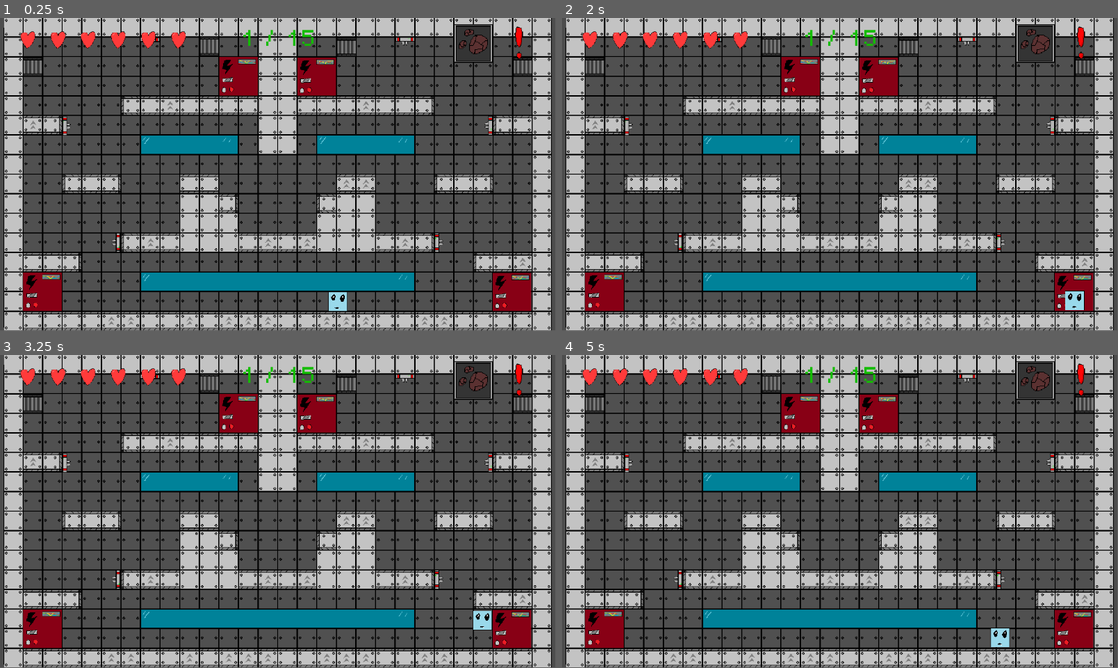
Above: before the commit, frames 1-4 (two rows, left to right).
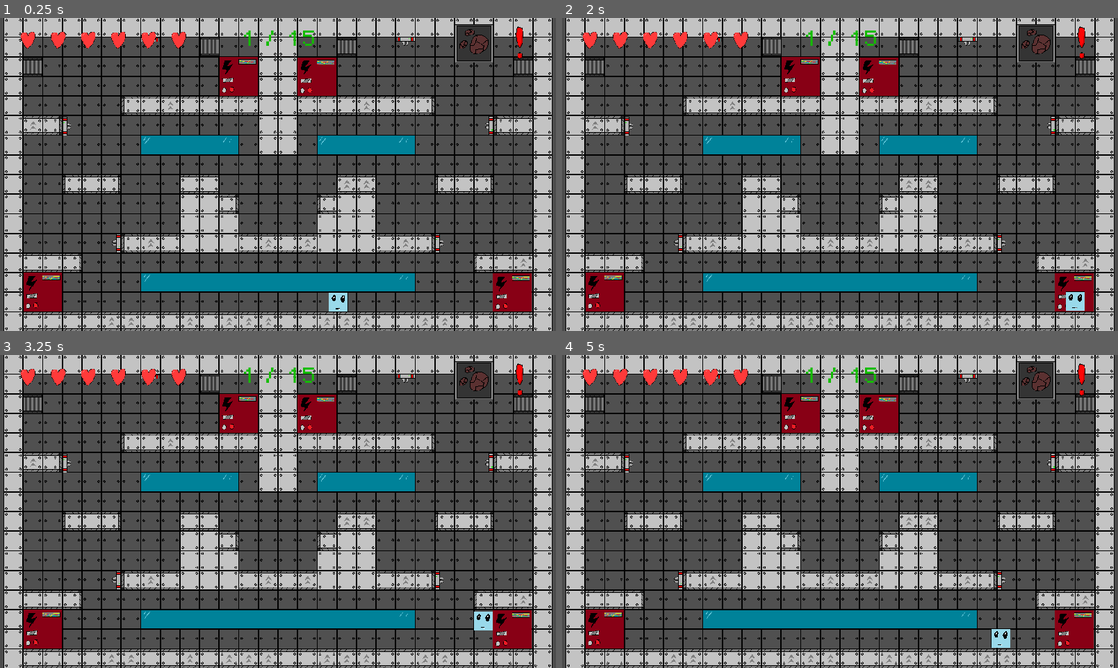
Above: after the commit, the same moments.

Repository: FuzzyHam/the-candle-repository
Game: Godot game, scene res://FUZ/SpaceStationGame/game.tscn
The game is run twice, just before and just after one commit, with the same random seed, the same clock (stepped at 60 frames per second) and the same inputs.
Inputs:
- Up to frame 1 (0.25 s): no input
- Up to frame 2 (2 s): hold D (move_right) from 0.53 s (still down); tap W (jump) at 0.77, 1.52 s
- Up to frame 3 (3.25 s): release D (move_right) at 2.03 s; hold A (move_left) 2.03-2.78 s; hold D (move_right) from 2.78 s (still down); tap W (jump) at 3.02 s
- Up to frame 4 (5 s): tap W (jump) at 3.77, 4.52 s; release D (move_right) at 4.28 s; hold A (move_left) from 4.28 s (still down)
In our replay, the window is 799x449 before the commit and 800x450 after it. These sizes can differ from the game's own. Grey fills any space a smaller window leaves; there, only what the larger window draws over its background counts as a difference.

The runs differ from the first frame. In frame 1, 17% of the frame differs, in the area x 0-100%, y 0-100%; in frame 2, 17%; in frame 3, 17%; in frame 4, 17%.

Commit message:
Added avatar editor prototype
First pass of avatar creaator.

Diff:
--- /dev/null
+++ b/the-candle-project/MAIN/CharacterCreator/Button.gd
@@ -0,0 +1,16 @@
+extends Button
+@onready var combined_sprites: Node2D = $"../../CombinedSprites"
+
+@export var dir:bool
+@export var category:String
+# Called when the node enters the scene tree for the first time.
+func _ready() -> void:
+	pass
+
+# Called every frame. 'delta' is the elapsed time since the previous frame.
+func _process(delta: float) -> void:
+	pass
+
+
+func _on_pressed() -> void:
+	combined_sprites.sprite_change.emit(dir,category)
--- /dev/null
+++ b/the-candle-project/MAIN/CharacterCreator/characterbutton.tscn
@@ -0,0 +1,13 @@
+[gd_scene load_steps=2 format=3 uid="uid://demy0hq6yt78r"]
+
+[ext_resource type="Script" path="res://MAIN/CharacterCreator/Button.gd" id="1_5d7tb"]
+
+[node name="Button" type="Button"]
+offset_left = 477.0
+offset_top = 121.0
+offset_right = 537.0
+offset_bottom = 152.0
+text = "Left"
+script = ExtResource("1_5d7tb")
+
+[connection signal="pressed" from="." to="." method="_on_pressed"]
--- /dev/null
+++ b/the-candle-project/MAIN/Creator_Scene.tscn
@@ -0,0 +1,232 @@
+[gd_scene load_steps=7 format=3 uid="uid://bih15aum2a4qk"]
+
+[ext_resource type="Script" path="res://MAIN/combined_sprites.gd" id="1_mgyyw"]
+[ext_resource type="Texture2D" uid="uid://bo0fbecifcwae" path="res://MAIN/CharacterCreator/Skin1.png" id="2_7t4ct"]
+[ext_resource type="Texture2D" uid="uid://drwc0p0w0w3mo" path="res://MAIN/CharacterCreator/Shape1.png" id="8_wqon8"]
+[ext_resource type="PackedScene" uid="uid://demy0hq6yt78r" path="res://MAIN/CharacterCreator/characterbutton.tscn" id="10_shy0e"]
+[ext_resource type="Texture2D" uid="uid://js0uc6aaqe6a" path="res://MAIN/CharacterCreator/CharacterBackground.png" id="11_r8kwa"]
+
+[sub_resource type="Theme" id="Theme_k1jut"]
+default_font_size = 48
+
+[node name="CreatorScene" type="Node2D"]
+
+[node name="Sprite2D" type="Sprite2D" parent="."]
+
+[node name="CombinedSprites" type="Node2D" parent="."]
+position = Vector2(225, 250)
+scale = Vector2(8, 8)
+script = ExtResource("1_mgyyw")
+
+[node name="Skin" type="Sprite2D" parent="CombinedSprites"]
+texture = ExtResource("2_7t4ct")
+
+[node name="Shape" type="Sprite2D" parent="CombinedSprites"]
+texture = ExtResource("8_wqon8")
+
+[node name="Mouth" type="Sprite2D" parent="CombinedSprites"]
+
+[node name="Nose" type="Sprite2D" parent="CombinedSprites"]
+
+[node name="Eyes" type="Sprite2D" parent="CombinedSprites"]
+
+[node name="Eyebrows" type="Sprite2D" parent="CombinedSprites"]
+
+[node name="Hair" type="Sprite2D" parent="CombinedSprites"]
+
+[node name="Accessory" type="Sprite2D" parent="CombinedSprites"]
+
+[node name="Labels" type="Node" parent="."]
+
+[node name="ShapeLabel" type="RichTextLabel" parent="Labels"]
+offset_left = 480.0
+offset_top = 64.0
+offset_right = 754.0
+offset_bottom = 104.0
+text = "Shape"
+
+[node name="MouthLabel" type="RichTextLabel" parent="Labels"]
+offset_left = 480.0
+offset_top = 128.0
+offset_right = 754.0
+offset_bottom = 168.0
+text = "Mouth"
+
+[node name="NoseLabel" type="RichTextLabel" parent="Labels"]
+offset_left = 480.0
+offset_top = 192.0
+offset_right = 528.0
+offset_bottom = 216.0
+text = "Nose"
+
+[node name="EyesLabel" type="RichTextLabel" parent="Labels"]
+offset_left = 480.0
+offset_top = 256.0
+offset_right = 552.0
+offset_bottom = 280.0
+text = "Eyes"
+
+[node name="EyebrowsLabel" type="RichTextLabel" parent="Labels"]
+offset_left = 480.0
+offset_top = 320.0
+offset_right = 607.0
+offset_bottom = 350.0
+text = "Eyebrows"
+
+[node name="Hair" type="RichTextLabel" parent="Labels"]
+offset_left = 480.0
+offset_top = 384.0
+offset_right = 607.0
+offset_bottom = 414.0
+text = "Hair
+"
+
+[node name="Accessory" type="RichTextLabel" parent="Labels"]
+offset_left = 480.0
+offset_top = 448.0
+offset_right = 607.0
+offset_bottom = 478.0
+text = "Accessory"
+
+[node name="Buttons" type="Node" parent="."]
+
+[node name="Button" parent="Buttons" instance=ExtResource("10_shy0e")]
+offset_left = 480.0
+offset_top = 88.0
+offset_right = 540.0
+offset_bottom = 119.0
+category = "Shape"
+
+[node name="Button2" parent="Buttons" instance=ExtResource("10_shy0e")]
+offset_left = 544.0
+offset_top = 88.0
+offset_right = 604.0
+offset_bottom = 119.0
+text = "Right"
+dir = true
+category = "Shape"
+metadata/_edit_use_anchors_ = true
+
+[node name="Button3" parent="Buttons" instance=ExtResource("10_shy0e")]
+offset_left = 544.0
+offset_top = 152.0
+offset_right = 604.0
+offset_bottom = 183.0
+text = "Right"
+dir = true
+category = "Mouth"
+metadata/_edit_use_anchors_ = true
+
+[node name="Button4" parent="Buttons" instance=ExtResource("10_shy0e")]
+offset_left = 480.0
+offset_top = 152.0
+offset_right = 540.0
+offset_bottom = 183.0
+category = "Mouth"
+metadata/_edit_use_anchors_ = true
+
+[node name="Button5" parent="Buttons" instance=ExtResource("10_shy0e")]
+offset_left = 480.0
+offset_top = 216.0
+offset_right = 540.0
+offset_bottom = 247.0
+category = "Nose"
+metadata/_edit_use_anchors_ = true
+
+[node name="Button6" parent="Buttons" instance=ExtResource("10_shy0e")]
+offset_left = 544.0
+offset_top = 216.0
+offset_right = 604.0
+offset_bottom = 247.0
+text = "Right"
+dir = true
+category = "Nose"
+metadata/_edit_use_anchors_ = true
+
+[node name="Button7" parent="Buttons" instance=ExtResource("10_shy0e")]
+offset_left = 480.0
+offset_top = 280.0
+offset_right = 540.0
+offset_bottom = 311.0
+category = "Eyes"
+metadata/_edit_use_anchors_ = true
+
+[node name="Button8" parent="Buttons" instance=ExtResource("10_shy0e")]
+offset_left = 480.0
+offset_top = 344.0
+offset_right = 540.0
+offset_bottom = 375.0
+category = "Eyebrows"
+metadata/_edit_use_anchors_ = true
+
+[node name="Button9" parent="Buttons" instance=ExtResource("10_shy0e")]
+offset_left = 544.0
+offset_top = 344.0
+offset_right = 604.0
+offset_bottom = 375.0
+text = "Right"
+dir = true
+category = "Eyebrows"
+metadata/_edit_use_anchors_ = true
+
+[node name="Button10" parent="Buttons" instance=ExtResource("10_shy0e")]
+offset_left = 544.0
+offset_top = 280.0
+offset_right = 604.0
+offset_bottom = 311.0
+text = "Right"
+dir = true
+category = "Eyes"
+metadata/_edit_use_anchors_ = true
+
+[node name="Button11" parent="Buttons" instance=ExtResource("10_shy0e")]
+offset_left = 480.0
+offset_top = 408.0
+offset_right = 540.0
+offset_bottom = 439.0
+category = "Hair"
+metadata/_edit_use_anchors_ = true
+
+[node name="Button12" parent="Buttons" instance=ExtResource("10_shy0e")]
+offset_left = 544.0
+offset_top = 408.0
+offset_right = 604.0
+offset_bottom = 439.0
+text = "Right"
+dir = true
+category = "Hair"
+metadata/_edit_use_anchors_ = true
+
+[node name="Button13" parent="Buttons" instance=ExtResource("10_shy0e")]
+offset_left = 480.0
+offset_top = 472.0
+offset_right = 540.0
+offset_bottom = 503.0
+category = "Accessory"
+metadata/_edit_use_anchors_ = true
+
+[node name="Button14" parent="Buttons" instance=ExtResource("10_shy0e")]
+offset_left = 544.0
+offset_top = 472.0
+offset_right = 604.0
+offset_bottom = 503.0
+text = "Right"
+dir = true
+category = "Accessory"
+metadata/_edit_use_anchors_ = true
+
+[node name="Background" type="Sprite2D" parent="."]
+visible = false
+z_index = -1
+position = Vector2(576.871, 322.938)
+scale = Vector2(55.0365, 36.1181)
+texture = ExtResource("11_r8kwa")
+
+[node name="RichTextLabel" type="RichTextLabel" parent="."]
+offset_left = 480.0
+offset_right = 1152.0
+offset_bottom = 72.0
+theme = SubResource("Theme_k1jut")
+text = "EDIT YOUR CHARACTER!"
+
+[connection signal="sprite_change" from="CombinedSprites" to="CombinedSprites" method="_on_sprite_change"]
--- /dev/null
+++ b/the-candle-project/MAIN/combined_sprites.gd
@@ -0,0 +1,114 @@
+extends Node2D
+
+signal sprite_change(dir:bool,target:String)
+
+@onready var skin: Sprite2D = $Skin
+@onready var mouth: Sprite2D = $Mouth
+@onready var nose: Sprite2D = $Nose
+@onready var eyes: Sprite2D = $Eyes
+@onready var eyebrows: Sprite2D = $Eyebrows
+@onready var hair: Sprite2D = $Hair
+@onready var accessory: Sprite2D = $Accessory
+@onready var shape: Sprite2D = $Shape
+
+var mouth_num:int = 0
+var max_mouth:int = 14
+
+var shape_num:int = 0
+var max_shape:int = 2
+
+var nose_num:int = 0
+var max_nose:int = 6
+
+var eyes_num:int = 0
+var max_eyes:int = 10
+
+var eyebrows_num:int=0
+var max_eyebrows:int=3
+
+var hair_num:int = 0
+var max_hair:int = 2
+
+var accessory_num:int = 0
+var max_accessory:int = 2
+
+# Called when the node enters the scene tree for the first time.
+func _ready() -> void:
+	pass # Replace with function body.
+
+# Called every frame. 'delta' is the elapsed time since the previous frame.
+func _process(delta: float) -> void:
+	pass
+
+func _on_sprite_change(dir: bool, target: String) -> void:
+	match target:
+		"Mouth":
+			if dir:
+				mouth_num+=1
+			else:
+				mouth_num-=1
+			if mouth_num>max_mouth: mouth_num=0
+			if mouth_num<0: mouth_num=max_mouth
+			if mouth_num>0:
+				mouth.texture=load("res://MAIN/CharacterCreator/Mouth"+str(mouth_num)+".png")
+			else: mouth.texture=null
+		"Shape":
+			if dir:
+				shape_num+=1
+			else:
+				shape_num-=1
+			if shape_num>max_shape: shape_num=0
+			if shape_num<0: shape_num=max_shape
+			shape.texture=load("res://MAIN/CharacterCreator/Shape"+str(shape_num+1)+".png")
+			if shape_num==2: skin.hide()
+			else: skin.show()
+		"Nose":
+			if dir:
+				nose_num+=1
+			else:
+				nose_num-=1
+			if nose_num>max_nose: nose_num=0
+			if nose_num<0: nose_num=max_nose
+			if nose_num>0:
+				nose.texture=load("res://MAIN/CharacterCreator/Nose"+str(nose_num)+".png")
+			else: nose.texture=null
+		"Eyes":
+			if dir:
+				eyes_num+=1
+			else:
+				eyes_num-=1
+			if eyes_num>max_eyes: eyes_num=0
+			if eyes_num<0: eyes_num=max_eyes
+			if eyes_num>0:
+				eyes.texture=load("res://MAIN/CharacterCreator/Eyes"+str(eyes_num)+".png")
+			else: eyes.texture=null
+		"Eyebrows":
+			if dir:
+				eyebrows_num+=1
+			else:
+				eyebrows_num-=1
+			if eyebrows_num>max_eyebrows: eyebrows_num=0
+			if eyebrows_num<0: eyebrows_num=max_eyebrows
+			if eyebrows_num>0:
+				eyebrows.texture=load("res://MAIN/CharacterCreator/Eyebrows"+str(eyebrows_num)+".png")
+			else: eyebrows.texture=null
+		"Hair":
+			if dir:
+				hair_num+=1
+			else:
+				hair_num-=1
+			if hair_num>max_hair: hair_num=0
+			if hair_num<0: hair_num=max_hair
+			if hair_num>0:
+				hair.texture=load("res://MAIN/CharacterCreator/Hair"+str(hair_num)+".png")
+			else: hair.texture=null
+		"Accessory":
+			if dir:
+				accessory_num+=1
+			else:
+				accessory_num-=1
+			if accessory_num>max_accessory: accessory_num=0
+			if accessory_num<0: accessory_num=max_accessory
+			if accessory_num>0:
+				accessory.texture=load("res://MAIN/CharacterCreator/Accessory"+str(accessory_num)+".png")
+			else: accessory.texture=null
--- a/the-candle-project/project.godot
+++ b/the-candle-project/project.godot
@@ -14,6 +14,10 @@
 run/main_scene="res://FUZ/SpaceStationGame/game.tscn"
 config/features=PackedStringArray("4.3", "Forward Plus")
 config/icon="res://icon.svg"
+
+[display]
+
+window/stretch/mode="canvas_items"
 
 [input]
 
Binary file added: the-candle-project/MAIN/CharacterAseFile.ase
Binary file added: the-candle-project/MAIN/CharacterCreator/Accessory1.png
Not shown, added: the-candle-project/MAIN/CharacterCreator/Accessory1.png.import
Binary file added: the-candle-project/MAIN/CharacterCreator/Accessory2.png
Not shown, added: the-candle-project/MAIN/CharacterCreator/Accessory2.png.import
Binary file added: the-candle-project/MAIN/CharacterCreator/CharacterBackground.png
Not shown, added: the-candle-project/MAIN/CharacterCreator/CharacterBackground.png.import
Binary file added: the-candle-project/MAIN/CharacterCreator/Eyebrows1.png
Not shown, added: the-candle-project/MAIN/CharacterCreator/Eyebrows1.png.import
Binary file added: the-candle-project/MAIN/CharacterCreator/Eyebrows2.png
Not shown, added: the-candle-project/MAIN/CharacterCreator/Eyebrows2.png.import
Binary file added: the-candle-project/MAIN/CharacterCreator/Eyebrows3.png
(and 74 more such lines)
